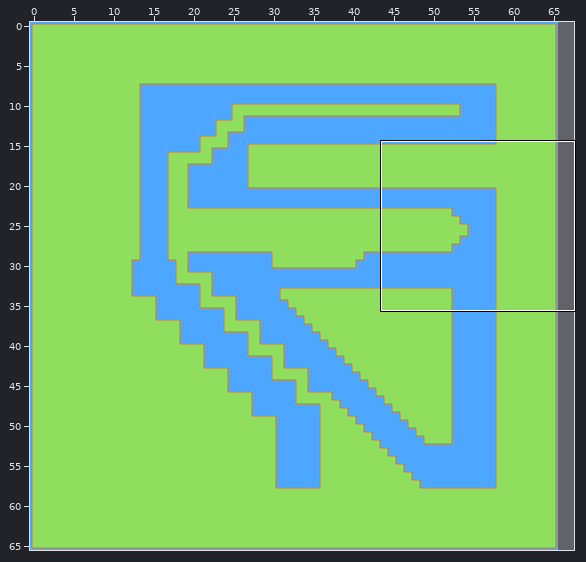
Level history. Tiled map: Assets/com.seanba.super-tiled2unity/FINAL/Maps/Race 1.1.tmx. Above: a wide view before the commit, with the close-up outlined.
Close-up. Before the commit:
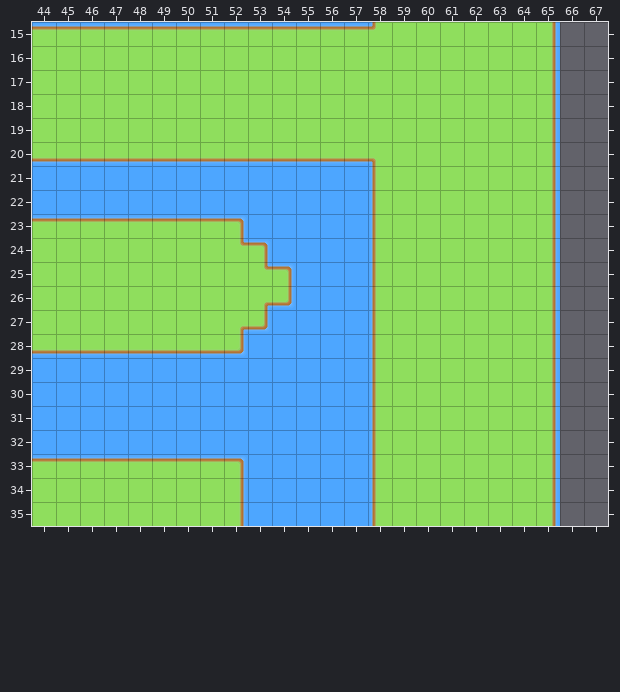
Cells are 32x32 px. Shown: x 44..67, y 15..35. The commit also changed other parts of the map, which this record leaves out. The old version is drawn lined up with the new one.
Once edited:
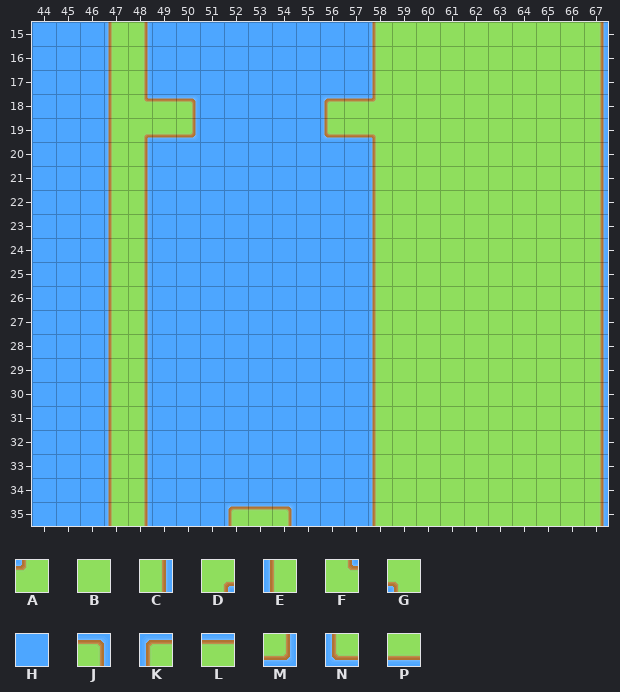
Key: from "Grass": A 60 "2.5", B 61 "2.6", C 62 "2.7", D 68 "3.5", E 75 "4.4", F 76 "4.5", G 84 "5.5", H 88 "6.1", J 99 "1.4", K 100 "1.5", L 101 "1.6", M 114 "6.4", N 115 "6.5", P 116 "6.6".
_ is an empty cell, . an unchanged one.
Change:
map size 66x66 -> 68x62 cells
--- layer "Tile Layer 1"
@@ x 44..67 @@
-15 LLLLLLLLLLLLLLA......C__
-16 BBBBBBBBBBBBBBB......C__
-17 BBBBBBBBBBBBBBB......C__
-18 BBBBBBBBBBBBBBB......C__
-19 BBBBBBBBBBBBBBB......C__
-20 PPPPPPPPPPPPPPG......C__
-21 ...HH................C__
-22 ...HH................C__
-23 LLLLLLLLJ............C__
-24 BBBBBBBBFJ...........C__
-25 BBBBBBBBBFJ..........C__
-26 BBBBBBBBBDM..........C__
-27 BBBBBBBBDM...........C__
-28 PPPPPPPPM............C__
-29 ...HH................C__
-30 ...HH................C__
-31 ...HH................C__
-32 ...HH................C__
-33 LLLLLLLLJ............C__
-34 BBBBBBBBC............C__
-35 BBBBBBBBCHH..........C__
+15 HHHECHHHHHHHHHE......BBC
+16 HHHECHHHHHHHHHE......BBC
+17 HHHECHHHHHHHHHE......BBC
+18 HHHEFLJHHHHHKLA......BBC
+19 HHHEDPMHHHHHNPG......BBC
+20 HHHECHHHHHHHHHE......BBC
+21 ...EC................BBC
+22 ...EC................BBC
+23 HHHECHHHH............BBC
+24 HHHECHHHHH...........BBC
+25 HHHECHHHHHH..........BBC
+26 HHHECHHHHHH..........BBC
+27 HHHECHHHHH...........BBC
+28 HHHECHHHH............BBC
+29 ...EC................BBC
+30 ...EC................BBC
+31 ...EC................BBC
+32 ...EC................BBC
+33 HHHECHHHH............BBC
+34 HHHECHHHH............BBC
+35 HHHECHHHKLJ..........BBC
